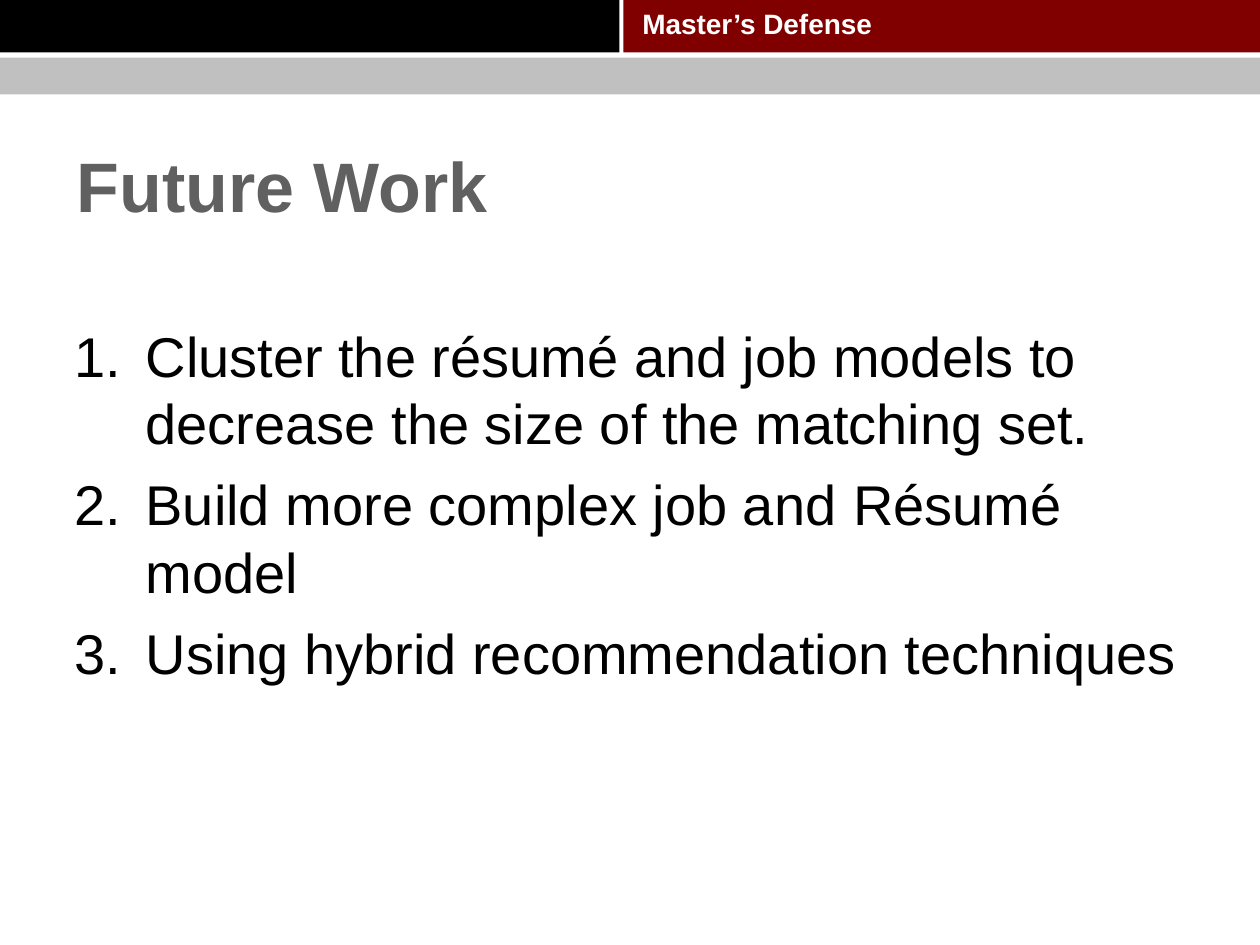
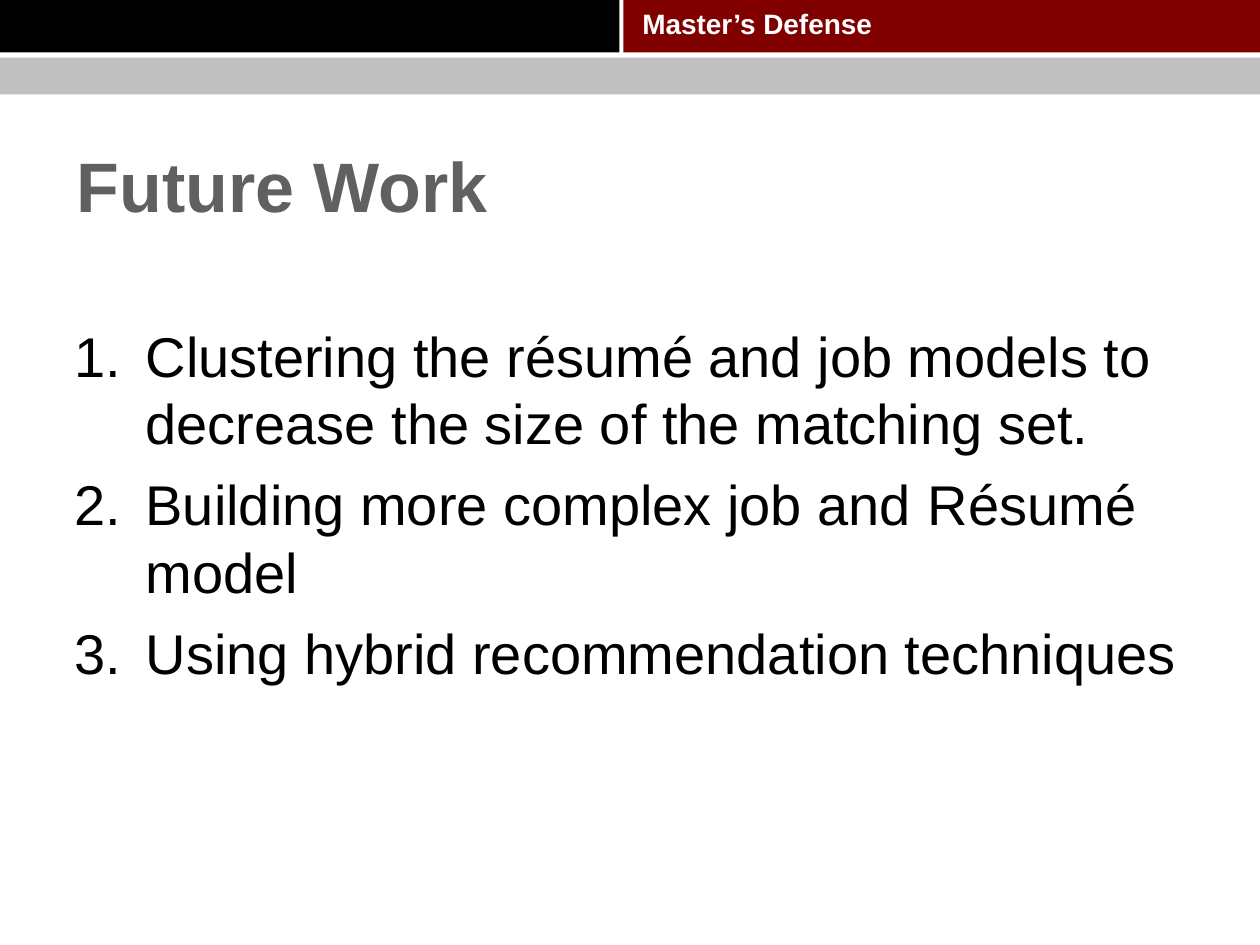
Before and after one commit to pkushiqiang/thesis, a slide deck: slide 75 of media/Master's thesis.pptx. Drawn at 1260x945 pixels with LibreOffice and Linux fonts; fonts in the diff are those of the drawing; background and template pictures are left out. Boxes give left, top, right and bottom in pixels: in the first picture for what was removed or moved away, otherwise in the second. Text is boxed around its words. In the diff, an @@ line names an element or a change of style, - is before the commit and + after.

```diff
--- a/media/Master's thesis.pptx
+++ b/media/Master's thesis.pptx
@@ text at [146, 335, 1151, 594]: text changed @@
-1. Cluster the résumé and job models to decrease the size of the matching set.
-2. Build more complex job and Résumé model
+1. Clustering the résumé and job models to decrease the size of the matching set.
+2. Building more complex job and Résumé model
```
Also in this commit, not shown: 6 other slides changed, 4 slides added, 1 slide removed, 1 other file.
